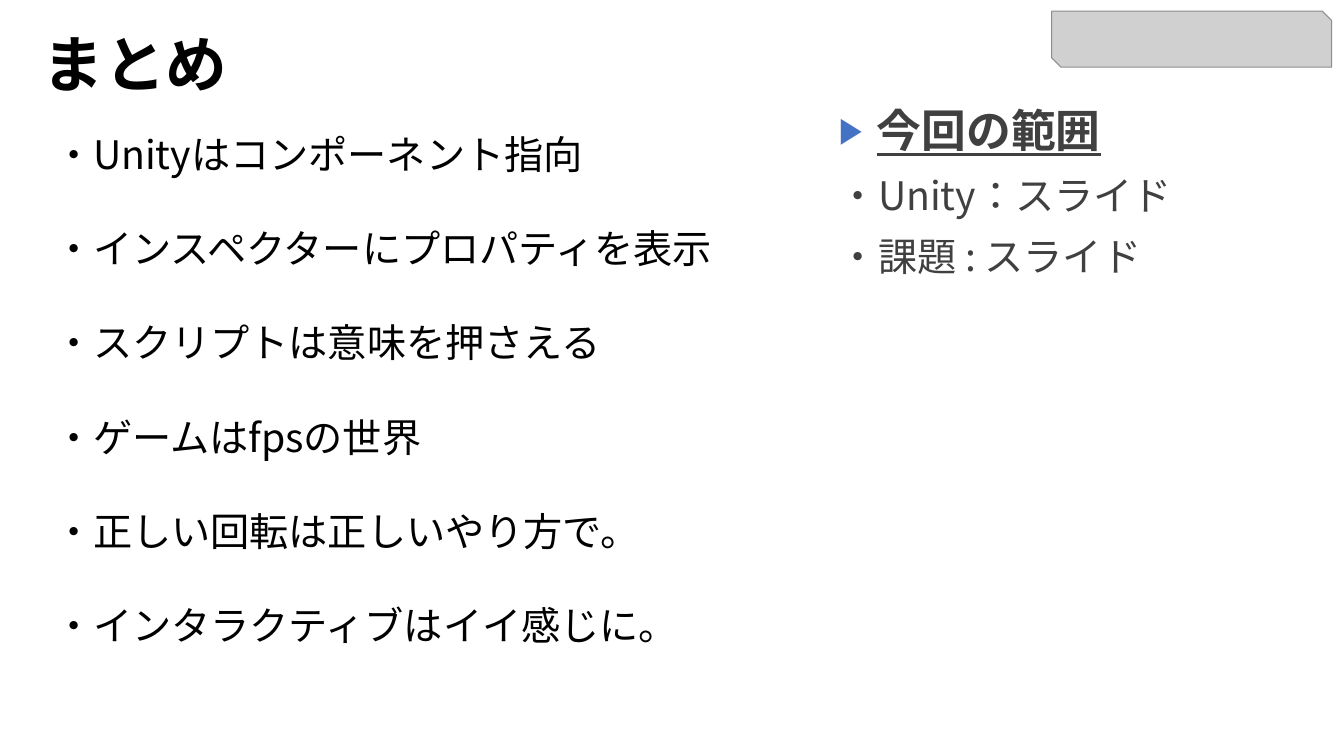
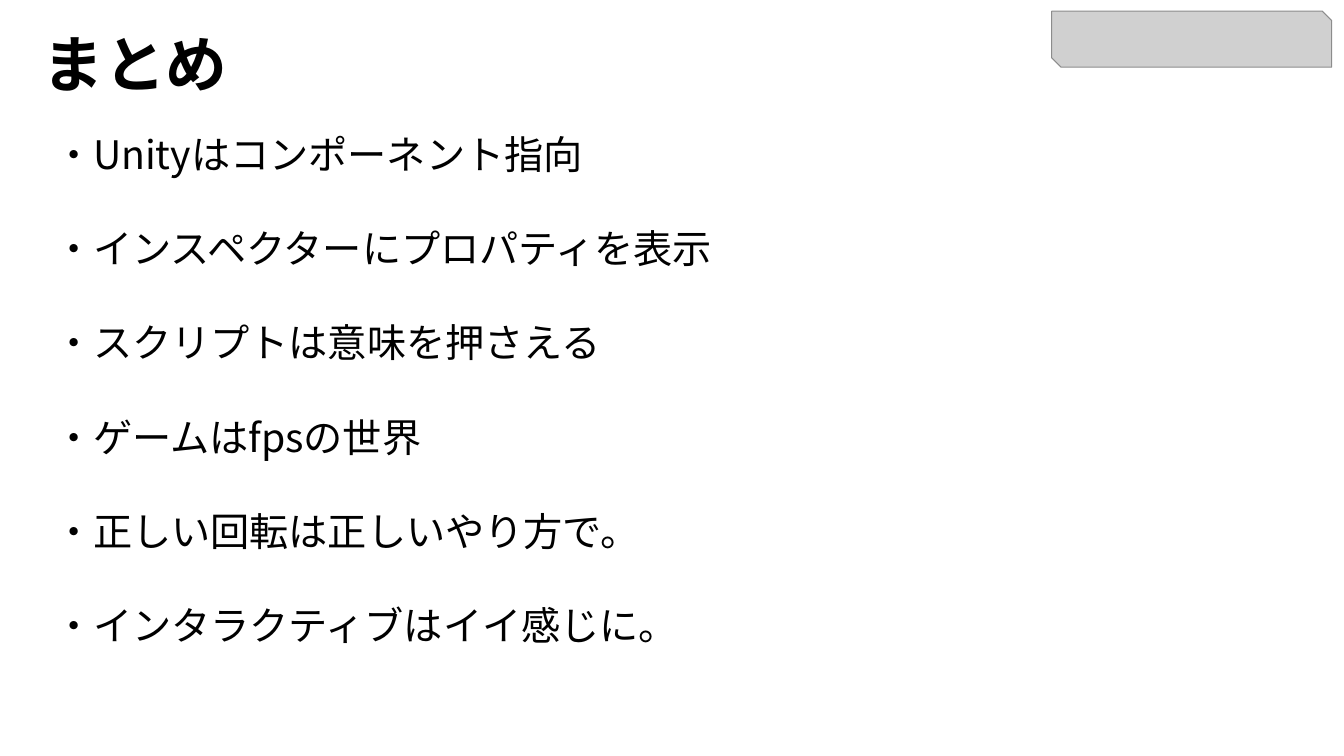
Before and after one commit to MahiroCreative/GameEngine, a slide deck: slide 20 of 2.studyUnity1(2D)/Ge1_1_Transform.pptx (slide 21 before the commit). Drawn at 1344x756 pixels with LibreOffice and Linux fonts; fonts in the diff are those of the drawing; grey boxes stand for pictures. Boxes give left, top, right and bottom in pixels: in the first picture for what was removed or moved away, otherwise in the second. Text is boxed around its words. In the diff, an @@ line names an element or a change of style, - is before the commit and + after.

```diff
--- a/2.studyUnity1(2D)/Ge1_1_Transform.pptx
+++ b/2.studyUnity1(2D)/Ge1_1_Transform.pptx
@@ text removed at <box>839,108,1172,274</box> @@
-▶ 今回の範囲
-・Unity：スライド
-・課題 : スライド
```
Also in this commit, not shown: 1 other slide changed, 1 slide added, 2 slides removed.
